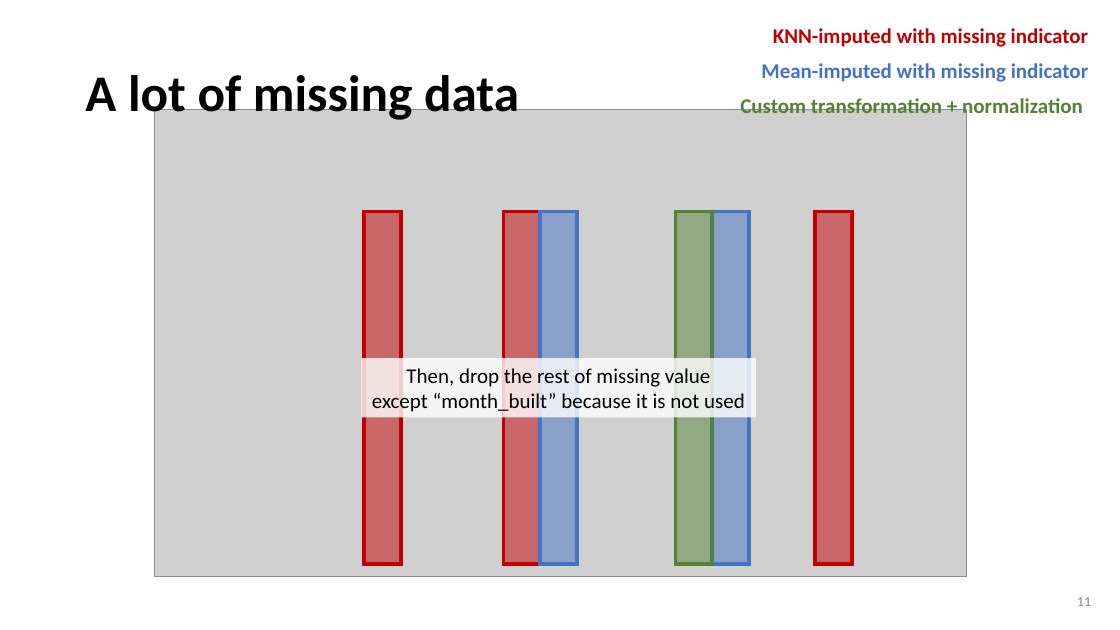
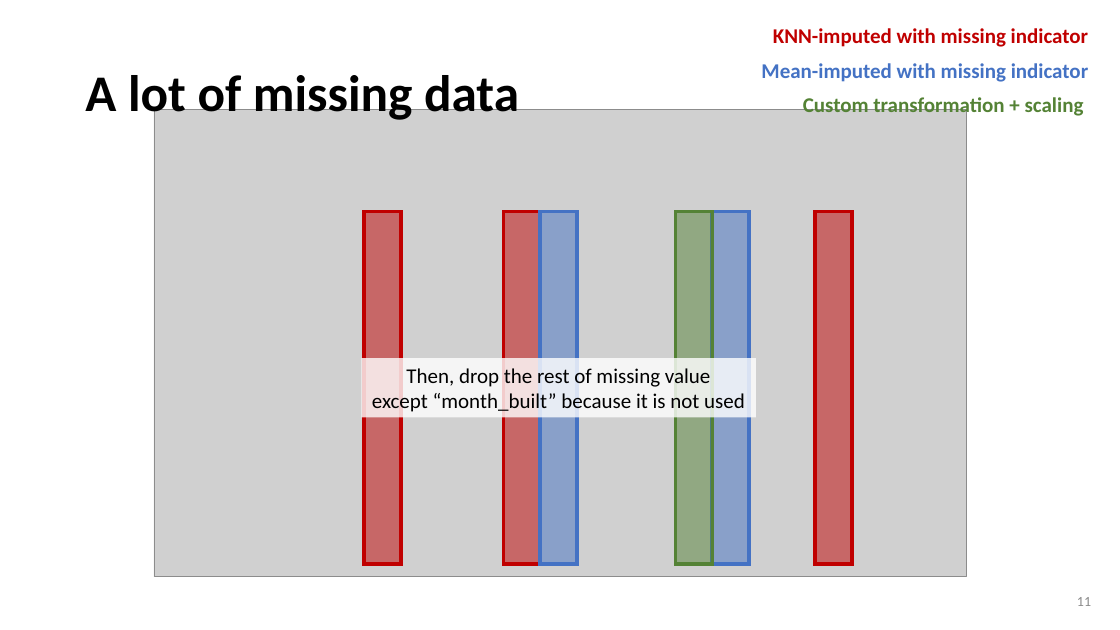
Before and after one commit to wtwwitt/project_2_bangkok_housing_price, a slide deck: slide 11 of presentation/Bangkok Housing Price Prediction for buyers and sellers.pptx. Drawn at 1120x630 pixels with LibreOffice and Linux fonts; fonts in the diff are those of the drawing; grey boxes stand for pictures. Boxes give left, top, right and bottom in pixels: in the first picture for what was removed or moved away, otherwise in the second. Text is boxed around its words. In the diff, an @@ line names an element or a change of style, - is before the commit and + after.

```diff
--- a/presentation/Bangkok Housing Price Prediction for buyers and sellers.pptx
+++ b/presentation/Bangkok Housing Price Prediction for buyers and sellers.pptx
@@ text at (803, 94, 1084, 118): text changed @@
-Custom transformation + normalization
+Custom transformation + scaling
```
Also in this commit, not shown: 8 other slides changed, 1 slide added, 3 other files.
